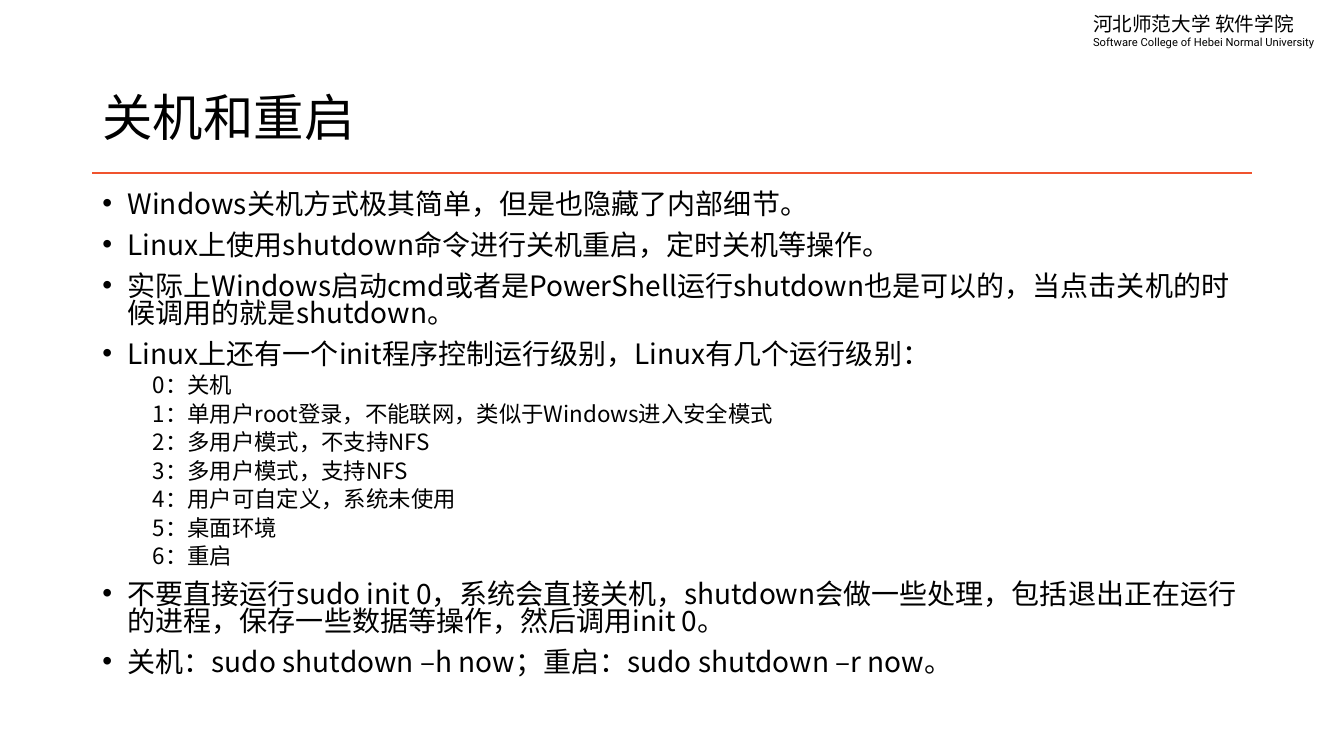
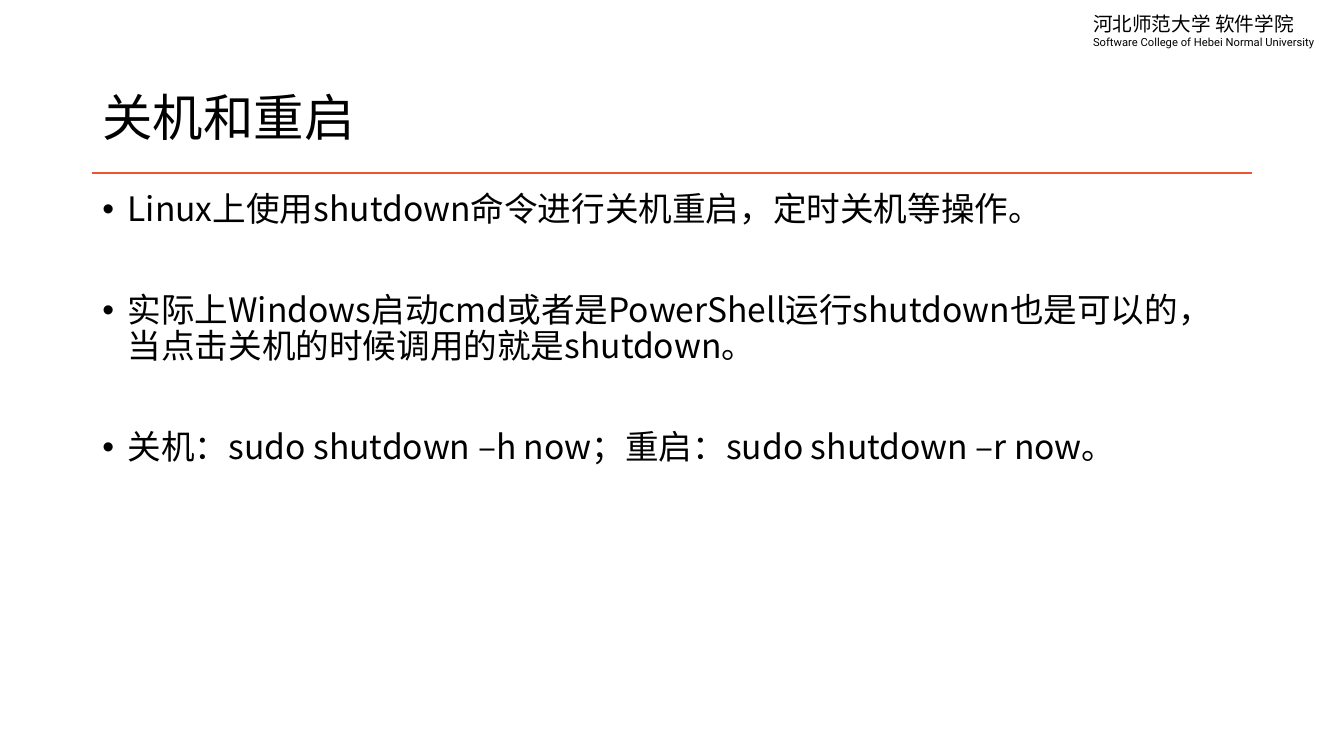
Before and after one commit to edu2act/course-linux-system, a slide deck: slide 28 of materials/slides/ch01-linux-history-and-install.pptx. Drawn at 1344x756 pixels with LibreOffice and Linux fonts; fonts in the diff are those of the drawing. Boxes give left, top, right and bottom in pixels: in the first picture for what was removed or moved away, otherwise in the second. Text is boxed around its words. In the diff, an @@ line names an element or a change of style, - is before the commit and + after.

```diff
--- a/materials/slides/ch01-linux-history-and-install.pptx
+++ b/materials/slides/ch01-linux-history-and-install.pptx
@@ text "Linux上使用shutdown命令进行关机重启，定时关机等操作。" at (128,192,1212,464): size 20 to 24 pt; line spacing 0.8 to 0.9 @@
@@ text at (128,190,808,217): paragraph removed @@
-• Windows关机方式极其简单，但是也隐藏了内部细节。
@@ text at (128,340,1236,634): paragraphs removed @@
-• Linux上还有一个init程序控制运行级别，Linux有几个运行级别：
-  0：关机
-  1：单用户root登录，不能联网，类似于Windows进入安全模式
-  2：多用户模式，不支持NFS
-  3：多用户模式，支持NFS
-  4：用户可自定义，系统未使用
-  5：桌面环境
-  6：重启
-• 不要直接运行sudo init 0，系统会直接关机，shutdown会做一些处理，包括退出正在运行的进程，保存一些数据等操作，然后调用init 0。
```
Also in this commit, not shown: 25 other slides changed.
